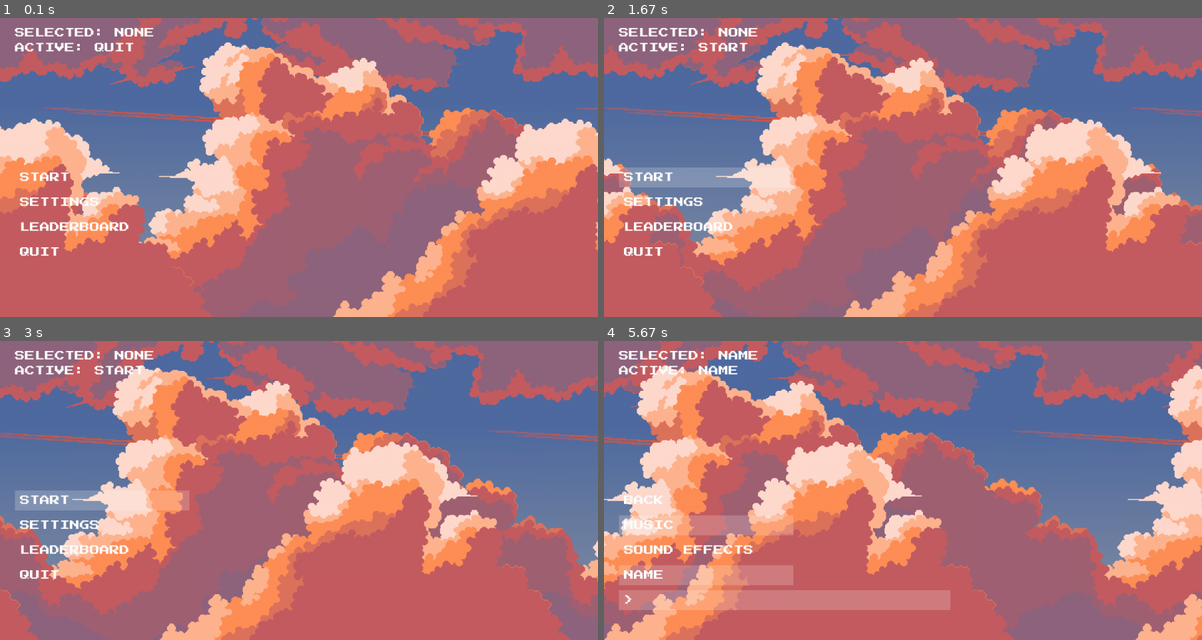
Above: before the commit, frames 1-4 (two rows, left to right).
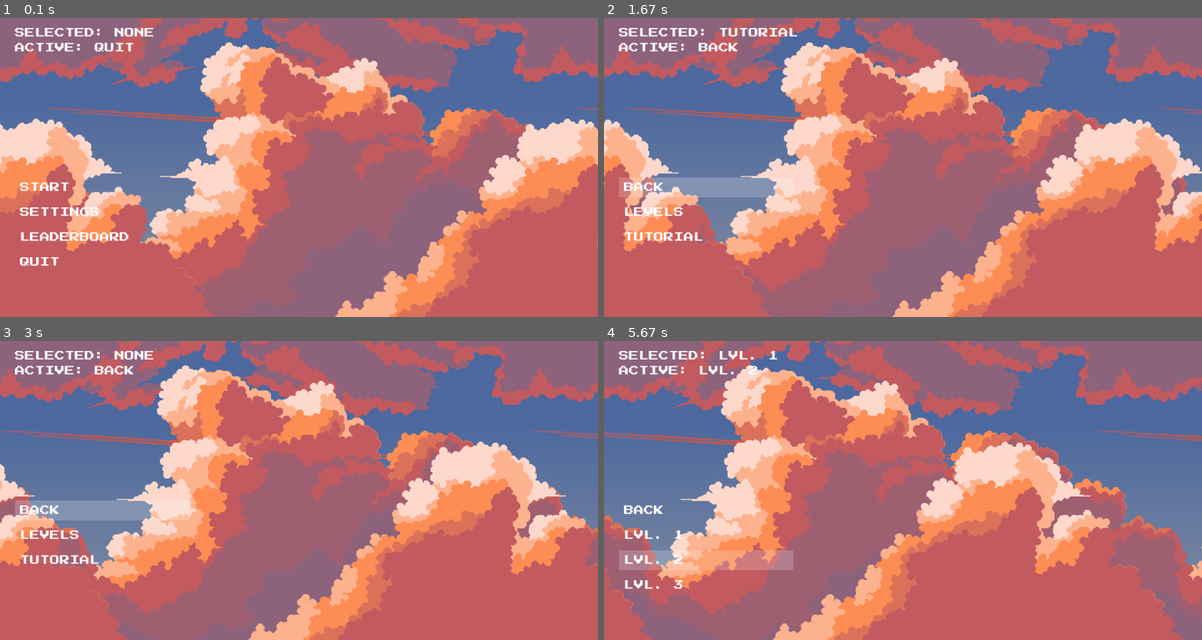
Above: after the commit, the same moments.

Repository: aurlaw0809/MazeGameOfSomeSort
Game: pygame game, started from trial_combination.py
Two runs of this game, one before a commit and one after it. Both use one fixed random seed, a clock stepped at 60 frames per second and the inputs below.
Inputs (mouse positions are in pixels of both pictures, inside the frame that each line leads up to):
- Up to frame 1 (0.1 s): no input
- Up to frame 2 (1.67 s): click "START" at 0.38 s; tap Space at 0.67, 1.4 s; click (717, 236) at 1.05 s
- Up to frame 3 (3 s): tap Space at 1.7, 2.28, 2.95 s; click (310, 388) at 1.93 s; click (281, 439) at 2.6 s
- Up to frame 4 (5.67 s): tap Space at 3.25, 4.12, 4.42, 5.35 s; click (1058, 463) at 3.43 s; click (705, 520) at 3.77 s; move the mouse to (729, 433) at 4.62 s; click (729, 433) at 4.67 s; move the mouse to (759, 541) at 4.95 s; click (759, 541) at 5 s; move the mouse to (813, 577) at 5.62 s

The runs differ from the first frame. In frame 1, 5.9% of the frame differs, in the area x 0-100%, y 0-100%; in frame 2, 45%; in frame 3, 59%; in frame 4, 74%.

Commit message:
sky options :P

Diff:
--- a/dynamic_bg_class.py
+++ b/dynamic_bg_class.py
@@ -2,27 +2,28 @@
 import math
 
 class DynamicBackground():
-    def __init__(self, screen):
+    def __init__(self, screen, type):
         self.screen = screen
         self.screen_width = screen.get_width()
         self.screen_height = screen.get_height()
+        self.type = type
 
-        self.sky = pygame.image.load('assets/skies/1.png').convert_alpha()
+        self.sky = pygame.image.load(f'assets/skies/{self.type}/1.png').convert_alpha()
 
         scale_factor = self.screen_height / self.sky.get_height()
 
         self.sky = pygame.transform.scale_by(self.sky, scale_factor)
 
-        self.shoot = pygame.image.load('assets/skies/2.png').convert_alpha()
+        self.shoot = pygame.image.load(f'assets/skies/{self.type}/3.png').convert_alpha()
         self.shoot = pygame.transform.scale_by(self.shoot, scale_factor)
 
-        self.back_cloud = pygame.image.load('assets/skies/3.png').convert_alpha()
+        self.back_cloud = pygame.image.load(f'assets/skies/{self.type}/2.png').convert_alpha()
         self.back_cloud = pygame.transform.scale_by(self.back_cloud, scale_factor)
 
-        self.middle_cloud = pygame.image.load('assets/skies/4.png').convert_alpha()
+        self.middle_cloud = pygame.image.load(f'assets/skies/{self.type}/4.png').convert_alpha()
         self.middle_cloud = pygame.transform.scale_by(self.middle_cloud, scale_factor)
 
-        self.front_cloud = pygame.image.load('assets/skies/5.png').convert_alpha()
+        self.front_cloud = pygame.image.load(f'assets/skies/{self.type}/5.png').convert_alpha()
         self.front_cloud = pygame.transform.scale_by(self.front_cloud, scale_factor)
 
         self.scroll1 = 0
@@ -48,9 +49,9 @@
         for e in range(0, self.tiles):
             self.screen.blit(self.front_cloud, (e * self.front_cloud.get_width() + self.scroll3, 0))
 
-        self.scroll1 -= 0.5
-        self.scroll2 -= 1
-        self.scroll3 -= 2
+        self.scroll1 -= 0.25
+        self.scroll2 -= 0.5
+        self.scroll3 -= 1
 
         if abs(self.scroll1) > self.sky.get_width():
             self.scroll1 = 0
--- a/text_box_class.py
+++ /dev/null
@@ -1,52 +0,0 @@
-import pygame
-
-class TextBox():
-    def __init__(self, screen, x, y,
-                 width, height,
-                 inactive_color, active_colour,
-                 text_color, text_font, text_x, text_y):
-
-        self.screen = screen
-        self.x = x
-        self.y = y
-
-        self.width = width
-        self.height = height
-
-        self.inactive_color = inactive_color
-        self.active_colour = active_colour
-        self.colour = self.inactive_color
-
-        self.text_color = text_color
-        self.text_font = text_font
-        self.text_x = text_x
-        self.text_y = text_y
-        self.text = ''
-
-        self.selected = False
-        self.valid = False
-
-    def update_colour(self):
-        if self.selected:
-            self.colour = self.active_colour
-        else:
-            self.colour = self.inactive_color
-
-    def make_active(self):
-        self.selected = True
-        self.update_colour()
-
-    def make_inactive(self):
-        self.selected = False
-        self.update_colour()
-
-    def is_active(self):
-        return self.selected
-
-    def draw(self):
-        surface = pygame.Surface((self.width, self.height), pygame.SRCALPHA)
-        surface.fill(self.colour)
-        self.screen.blit(surface, (self.x, self.y))
-
-        text = self.text_font.render(f"{self.text}", True, self.text_color)
-        self.screen.blit(text, (self.x + self.text_x, self.y + self.text_y))
--- a/trial_combination.py
+++ b/trial_combination.py
@@ -23,14 +23,14 @@
 BUTTON_HEIGHT = 40
 
 BUTTON_X = 30
-BUTTON_Y = 300
+BUTTON_Y = 320
 
 BUTTON_SPACING = 10
 
 screen = pygame.display.set_mode((SCREEN_WIDTH, SCREEN_HEIGHT), pygame.SRCALPHA)
 pygame.display.set_caption("Trialing combo")
 
-bg = DynamicBackground(screen)
+bg = DynamicBackground(screen, 'sky1')
 
 #B = branch, F = finish game, T = toggle, E = entry, L = level
 # page name: [button names, action: to which page or toggle a variable or store a text box value, page type]
--- a/trialing_bg.py
+++ b/trialing_bg.py
@@ -12,22 +12,22 @@
 screen = pygame.display.set_mode((SCREEN_WIDTH, SCREEN_HEIGHT))
 pygame.display.set_caption("Trialing BG")
 
-sky = pygame.image.load('assets/skies/1.png').convert_alpha()
+sky = pygame.image.load('assets/skies/sky1/1.png').convert_alpha()
 
 scale_factor = SCREEN_HEIGHT / sky.get_height()
 
 sky = pygame.transform.scale_by(sky, scale_factor)
 
-shoot = pygame.image.load('assets/skies/2.png').convert_alpha()
+shoot = pygame.image.load('assets/skies/sky1/3.png').convert_alpha()
 shoot = pygame.transform.scale_by(shoot, scale_factor)
 
-back_cloud = pygame.image.load('assets/skies/3.png').convert_alpha()
+back_cloud = pygame.image.load('assets/skies/sky1/2.png').convert_alpha()
 back_cloud = pygame.transform.scale_by(back_cloud, scale_factor)
 
-middle_cloud = pygame.image.load('assets/skies/4.png').convert_alpha()
+middle_cloud = pygame.image.load('assets/skies/sky1/4.png').convert_alpha()
 middle_cloud = pygame.transform.scale_by(middle_cloud, scale_factor)
 
-front_cloud = pygame.image.load('assets/skies/5.png').convert_alpha()
+front_cloud = pygame.image.load('assets/skies/sky1/5.png').convert_alpha()
 front_cloud = pygame.transform.scale_by(front_cloud, scale_factor)
 
 scroll1 = 0
Renamed: assets/skies/1.png -> assets/skies/sky1/1.png
Renamed: assets/skies/3.png -> assets/skies/sky1/2.png
Renamed: assets/skies/2.png -> assets/skies/sky1/3.png
Renamed: assets/skies/4.png -> assets/skies/sky1/4.png
Renamed: assets/skies/5.png -> assets/skies/sky1/5.png
Binary file added: assets/skies/sky2/1.png
Binary file added: assets/skies/sky2/2.png
Binary file added: assets/skies/sky2/3.png
Binary file added: assets/skies/sky2/4.png
Binary file added: assets/skies/sky2/5.png
Binary file added: assets/skies/sky3/1.png
Binary file added: assets/skies/sky3/2.png
(and 3 more such lines)
